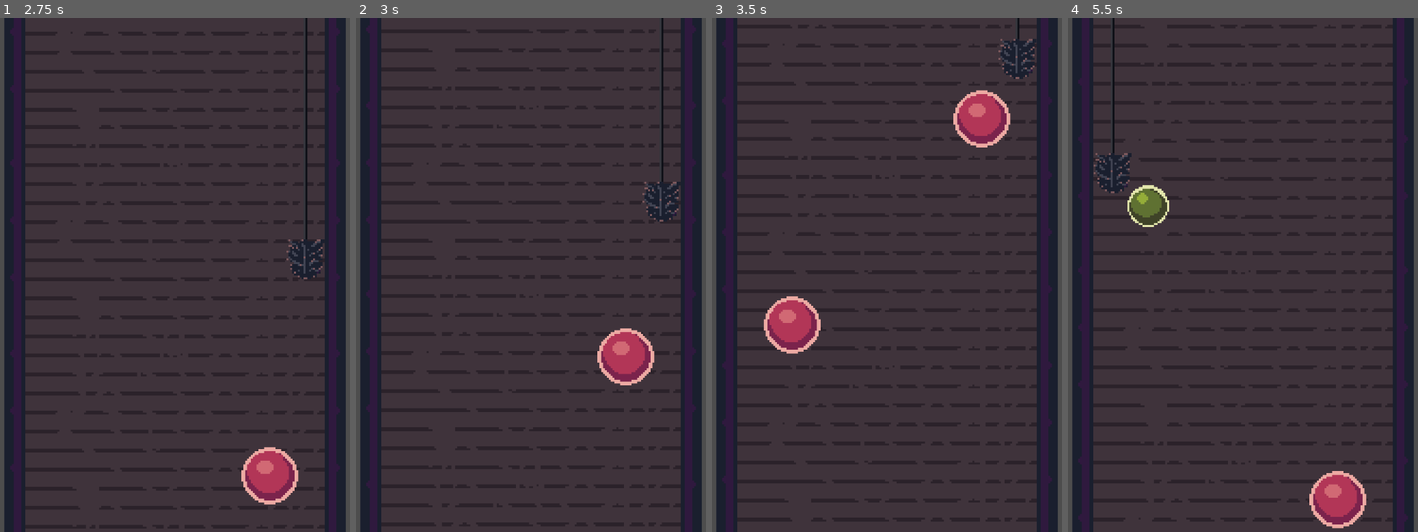
Above: before the commit, frames 1-4 (left to right).
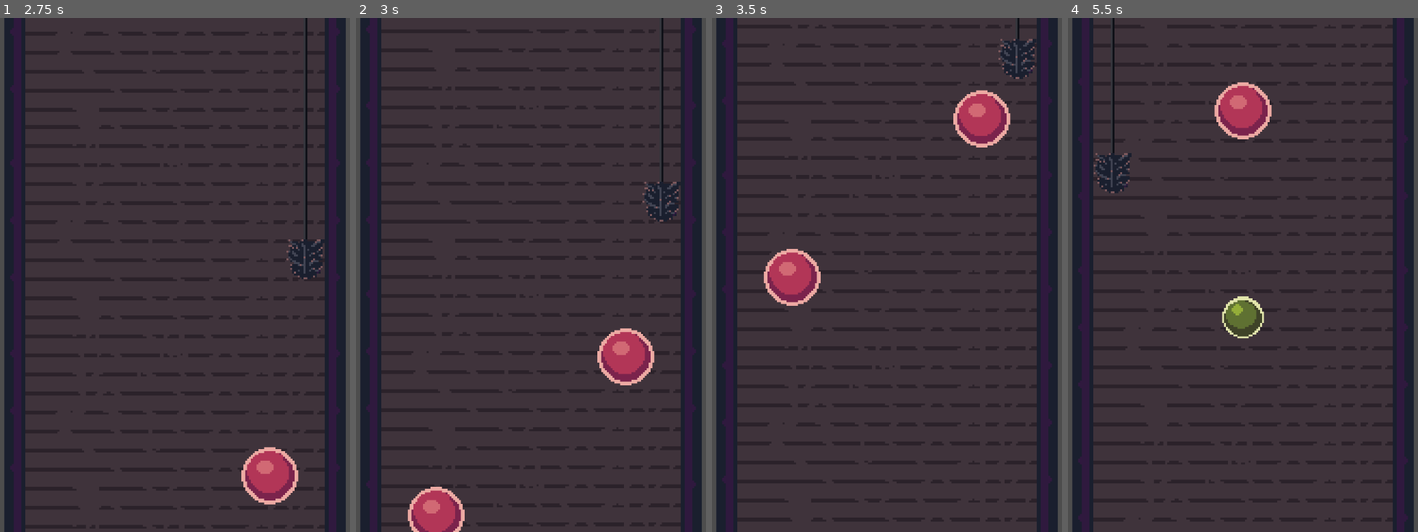
Above: after the commit, the same moments.

Repository: Ytlander/chimney-of-riches
Game: Godot game, scene res://Scenes/main.tscn
Two runs of this game, one before a commit and one after it. Both use one fixed random seed, a clock stepped at 60 frames per second and the inputs below.
Inputs:
- Up to frame 1 (2.75 s): tap Enter at 0.5 s; hold D (right) 0.53-1.28 s; hold S (down) 1.28-2.03 s; tap Space at 2 s; hold D (right) from 2.03 s (still down)
- Up to frame 2 (3 s): release D (right) at 2.78 s; hold W (up) from 2.78 s (still down)
- Up to frame 3 (3.5 s): keep holding W (up)
- Up to frame 4 (5.5 s): release W (up) at 3.53 s; hold A (left) 3.53-5.03 s; hold S (down) from 5.03 s (still down)

Frame 1 is identical in both runs. In frame 2, 1.2% of the frame differs, in the area x 14-32%, y 91-100%; in frame 3, 2.7%; in frame 4, 4.0%, in the area x 16-86%, y 12-100%.

Commit message:
change spawn rate
faster spawn rate makes for a more fun game.

I think for the game to shine we need to spawn waves of them. Maybe this can be easily made by just making scenes of a whole bunch of stones, storing those in an array and then instantiating them

Diff:
--- a/Scenes/spawner_controller.gd
+++ b/Scenes/spawner_controller.gd
@@ -23,7 +23,7 @@
 	var stone_to_spawn = stone_array.pick_random().instantiate()
 	self.add_child(stone_to_spawn)
 	stone_to_spawn.position = position_array.pick_random()
-	var random_time = randf_range(0.3, 2)
+	var random_time = randf_range(0.3, 0.7)
 	timer.wait_time = random_time
 	timer.start()
 
